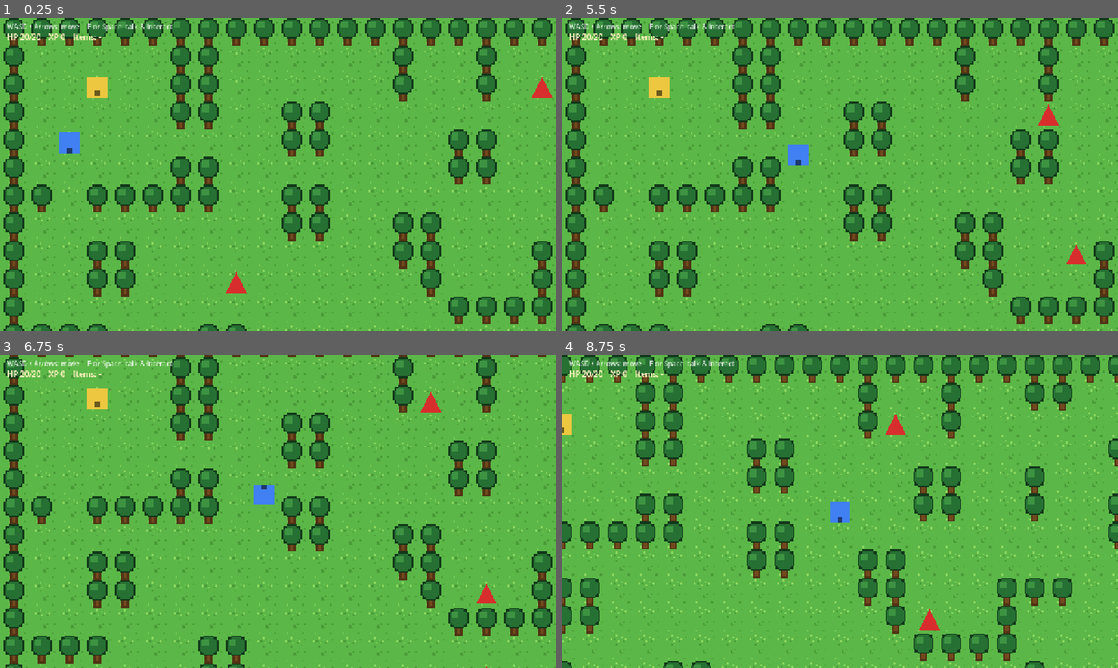
Above: before the commit, frames 1-4 (two rows, left to right).
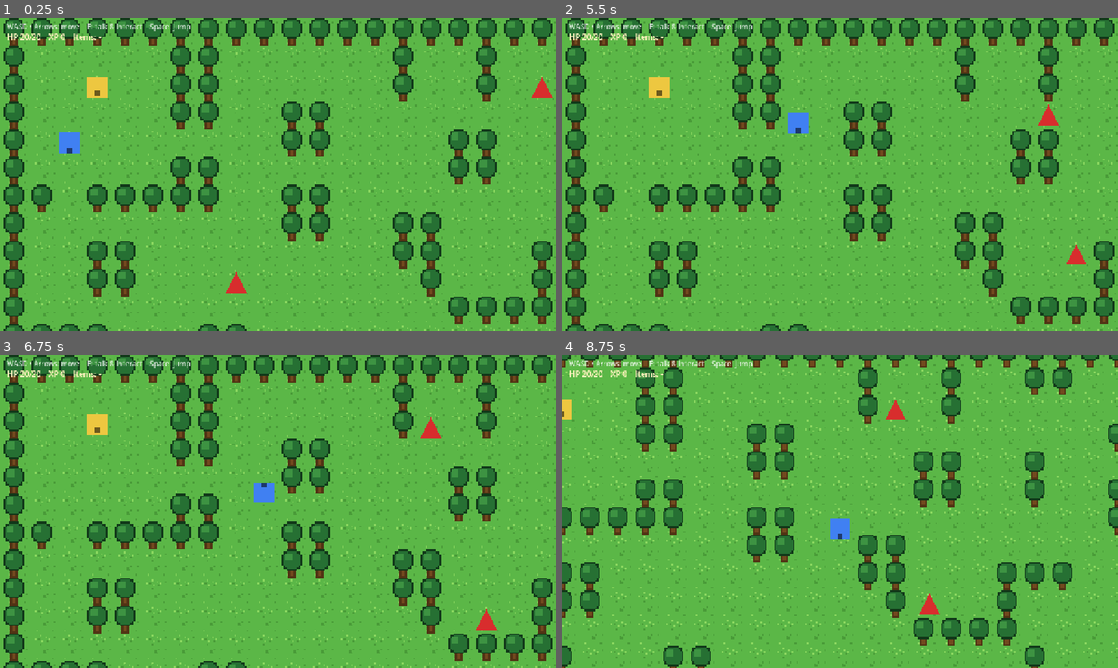
Above: after the commit, the same moments.

Repository: KaydenClark/Dungeon_Friends_Game
Game: Godot game, scene res://scenes/main.tscn
Two runs of this game, one before a commit and one after it. Both use one fixed random seed, a clock stepped at 60 frames per second and the inputs below.
Inputs:
- Up to frame 1 (0.25 s): no input
- Up to frame 2 (5.5 s): tap Enter (confirm) at 0.5, 2.75, 2.85 s; hold D (move_right) 0.53-1.28 s; hold E (interact) 0.53-1.28 s; tap Space (jump, bound only after the commit) at 0.77, 0.8, 1.07, 1.35, 1.52, 1.82, 3.02, 3.05, 3.32, 3.77, 4.07, 4.52, 4.82, 5.3 s; hold S (move_down) 1.28-2.03 s; tap Alt (jump, bound only before the commit) at 1.55, 2.1, 3.8 s; hold D (move_right) 2.03-2.78 s; hold E (interact) 2.03-2.78 s; hold W (move_up) 2.78-3.53 s; hold E (interact) 3.53-4.28 s; hold A (move_left) 3.53-5.03 s; tap 1 at 4.35 s; tap E (interact) at 4.55 s; hold S (move_down) from 5.03 s (still down); tap 2 at 5.1 s
- Up to frame 3 (6.75 s): release S (move_down) at 5.78 s; hold D (move_right) 5.78-6.53 s; tap 3 at 5.85 s; tap Space (jump, bound only after the commit) at 6.02, 6.32 s; tap Alt (jump, bound only before the commit) at 6.05 s; hold W (move_up) from 6.53 s (still down); hold E (interact) from 6.53 s (still down); tap 4 at 6.6 s
- Up to frame 4 (8.75 s): tap Space (jump, bound only after the commit) at 6.77, 7.07, 7.52, 7.55, 7.82 s; release W (move_up) at 7.28 s; release E (interact) at 7.28 s; hold D (move_right) 7.28-8.03 s; tap 5 at 7.35 s; hold S (move_down) from 8.03 s (still down); tap 6 at 8.1 s; tap Alt (jump, bound only before the commit) at 8.3 s

The runs differ from the first frame. In frame 1, 0.2% of the frame differs, in the area x 16-35%, y 1-5%; in frame 2, 0.7%; in frame 3, 28%; in frame 4, 30%, in the area x 0-100%, y 0-100%.

Commit message:
T-051: keyboard scheme rework - E interact, Space jump, Tab menu (Kayden's round-2 spec)
- jump = Space (was Alt+C); interact = E only; confirm = Enter only
  (Space removed from both so a dialogue-closing press can't hop);
  cancel = Esc only (X returned to the free pool); menu stays Tab
- reserved + documented, not bound: 1-4 party lead/view, M map,
  free pool Q/F/C/V/Z/X in preference order
- player-facing text updated (HUD hint, dialogue hint, combat continue
  prompt, pit-room jump tutorial line); BLUEPRINT Commands + Design
  Decisions updated
- tests drive actions, not raw keys - full battery green unchanged

Co-Authored-By: Claude Fable 5 <noreply@anthropic.com>

Diff:
--- a/game/project.godot
+++ b/game/project.godot
@@ -60,19 +60,16 @@
 interact={
 "deadzone": 0.2,
 "events": [Object(InputEventKey,"resource_local_to_scene":false,"resource_name":"","device":-1,"window_id":0,"alt_press …(192 unchanged characters)…
-, Object(InputEventKey,"resource_local_to_scene":false,"resource_name":"","device":-1,"window_id":0,"alt_pressed":false,"shift_pressed":false,"ctrl_pressed":false,"meta_pressed":false,"pressed":false,"keycode":0,"physical_keycode":32,"key_label":0,"unicode":32,"location":0,"echo":false,"script":null)
 ]
 }
 confirm={
 "deadzone": 0.2,
 "events": [Object(InputEventKey,"resource_local_to_scene":false,"resource_name":"","device":-1,"window_id":0,"alt_press …(195 unchanged characters)…
-, Object(InputEventKey,"resource_local_to_scene":false,"resource_name":"","device":-1,"window_id":0,"alt_pressed":false,"shift_pressed":false,"ctrl_pressed":false,"meta_pressed":false,"pressed":false,"keycode":0,"physical_keycode":32,"key_label":0,"unicode":32,"location":0,"echo":false,"script":null)
 ]
 }
 cancel={
 "deadzone": 0.2,
 "events": [Object(InputEventKey,"resource_local_to_scene":false,"resource_name":"","device":-1,"window_id":0,"alt_press …(195 unchanged characters)…
-, Object(InputEventKey,"resource_local_to_scene":false,"resource_name":"","device":-1,"window_id":0,"alt_pressed":false,"shift_pressed":false,"ctrl_pressed":false,"meta_pressed":false,"pressed":false,"keycode":0,"physical_keycode":88,"key_label":0,"unicode":120,"location":0,"echo":false,"script":null)
 ]
 }
 menu={
@@ -82,8 +79,7 @@
 }
 jump={
 "deadzone": 0.2,
-"events": [Object(InputEventKey,"resource_local_to_scene":fa …(140 unchanged characters)… d":false,"keycode":0,"physical_keycode":4194328,"key_label":0,"unicode":0,"location":0,"echo":false,"script":null)
-, Object(InputEventKey,"resource_local_to_scene":false,"resource_name":"","device":-1,"window_id":0,"alt_pressed":false,"shift_pressed":false,"ctrl_pressed":false,"meta_pressed":false,"pressed":false,"keycode":0,"physical_keycode":67,"key_label":0,"unicode":99,"location":0,"echo":false,"script":null)
+"events": [Object(InputEventKey,"resource_local_to_scene":fa …(140 unchanged characters)… d":false,"keycode":0,"physical_keycode":32,"key_label":0,"unicode":32,"location":0,"echo":false,"script":null)
 ]
 }
 
--- a/game/scripts/combat/combat.gd
+++ b/game/scripts/combat/combat.gd
@@ -195,7 +195,7 @@
 	continue_label.position = Vector2(432, 466)
 	continue_label.add_theme_font_size_override("font_size", 22)
 	continue_label.modulate = Color(0.75, 1.0, 0.75)
-	continue_label.text = "▶  Press E / Space to continue"
+	continue_label.text = "▶  Press E to continue"
 	continue_label.visible = false
 	layer.add_child(continue_label)
 
--- a/game/scripts/main.gd
+++ b/game/scripts/main.gd
@@ -15,7 +15,7 @@
 	SceneManager.boot_factory = func() -> Node2D: return ForestRoom.new()
 	SceneManager.boot_room(SceneManager.boot_factory.call())
 	var hint := Label.new()
-	hint.text = "WASD / Arrows: move    E or Space: talk & interact"
+	hint.text = "WASD / Arrows: move    E: talk & interact    Space: jump"
 	hint.position = Vector2(16, 8)
 	hint.add_theme_font_size_override("font_size", 16)
 	hint.modulate = Color(1, 1, 1, 0.75)
--- a/game/scripts/overworld/player.gd
+++ b/game/scripts/overworld/player.gd
@@ -62,8 +62,9 @@
 	if SceneManager.ui_busy or SceneManager.in_encounter or SceneManager.transitioning:
 		_reset_hold()
 		return
-	# Jump is a deliberate button press (D-003: Alt primary, C fallback), never
-	# automatic - it beats movement this frame so a hop is never eaten by a step.
+	# Jump is a deliberate button press (D-003; Space since Kayden's 2026-07-07
+	# input-scheme revision), never automatic - it beats movement this frame so
+	# a hop is never eaten by a step.
 	if not moving and Input.is_action_just_pressed("jump"):
 		try_jump()
 		return
--- a/game/scripts/overworld/tutorial_pit_room.gd
+++ b/game/scripts/overworld/tutorial_pit_room.gd
@@ -24,7 +24,7 @@
 		SceneManager.show_dialogue([
 			"Narrow ledges split the floor ahead -",
 			"a single square wide. A running leap might do it.",
-			"(Alt or C jumps the gap you're facing.)",
+			"(Space jumps the gap you're facing.)",
 		])
 	player.move_finished.connect(_chasm_hint)
 
--- a/game/scripts/ui/dialogue_box.gd
+++ b/game/scripts/ui/dialogue_box.gd
@@ -31,7 +31,7 @@
 	label.size_flags_vertical = Control.SIZE_EXPAND_FILL
 	vbox.add_child(label)
 	hint = Label.new()
-	hint.text = "E / Space / Enter ▸"
+	hint.text = "E / Enter ▸"
 	hint.add_theme_font_size_override("font_size", 14)
 	hint.modulate = Color(1, 1, 1, 0.5)
 	hint.horizontal_alignment = HORIZONTAL_ALIGNMENT_RIGHT
Not shown, changed: BLUEPRINT.md
Not shown, changed: TASKBOARD.md
